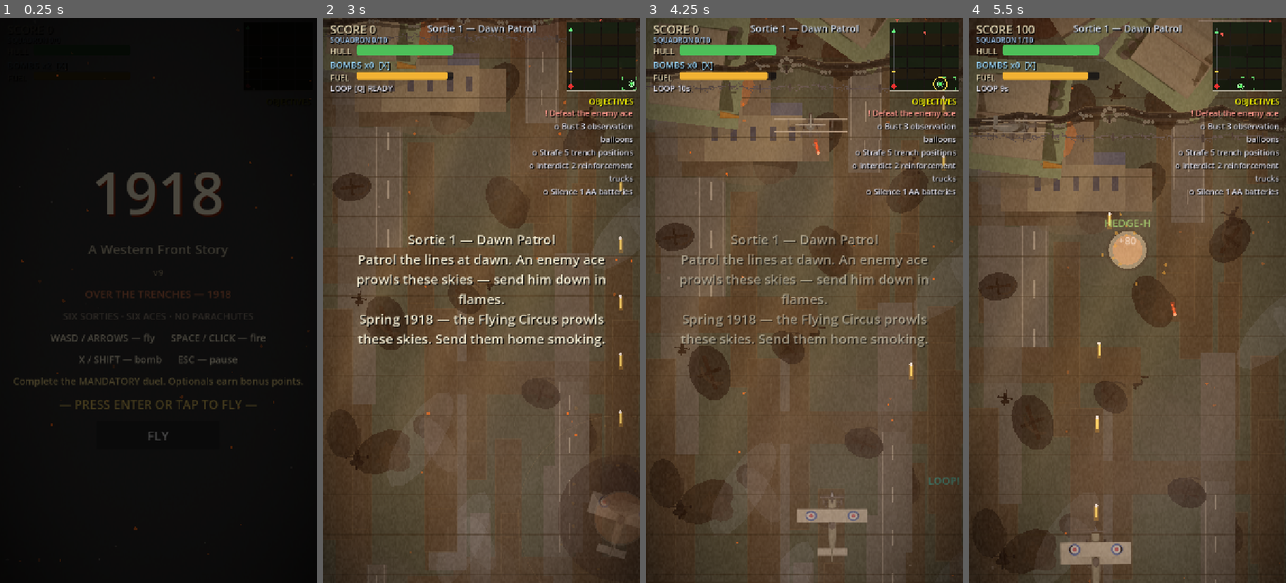
Above: before the commit, frames 1-4 (left to right).
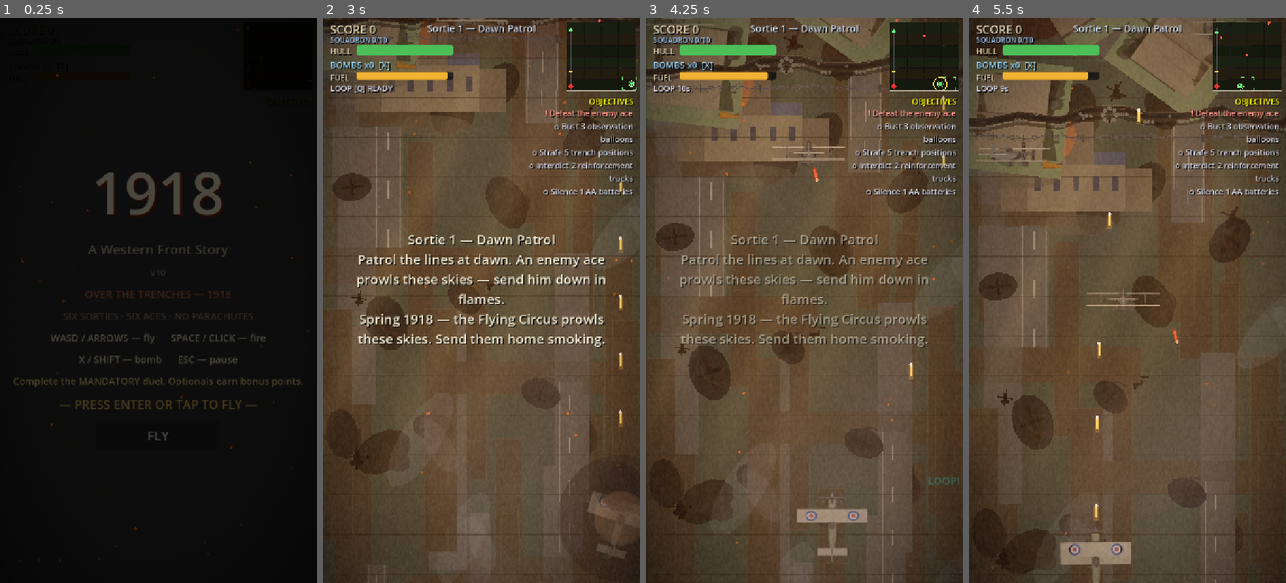
Above: after the commit, the same moments.

Repository: the-lucky-clover/1918-ace-of-aces
Game: Godot game, scene res://scenes/main.tscn
The game is run twice, just before and just after one commit, with the same random seed, the same clock (stepped at 60 frames per second) and the same inputs.
Inputs (mouse positions are in pixels of both pictures, inside the frame that each line leads up to):
- Up to frame 1 (0.25 s): no input
- Up to frame 2 (3 s): tap Enter (start_game) at 0.5 s; move the mouse to (551, 272) at 0.52 s; hold Right (move_right) 0.53-1.25 s; hold Space (fire) 0.53-1.25 s; tap X (bomb) at 0.6, 2.1 s; click (551, 272) at 0.67 s; drag from (418, 328) to (598, 515) at 1.27 s; move the mouse to (513, 176) at 2.02 s; hold Right (move_right) 2.03-2.75 s; hold Space (fire) 2.03-2.75 s; drag from (465, 413) to (617, 29) at 2.77 s
- Up to frame 3 (4.25 s): move the mouse to (899, 385) at 3.52 s; hold Left (move_left) from 3.53 s (still down); hold Q (loop) from 3.53 s (still down); tap Space (fire) at 3.8 s
- Up to frame 4 (5.5 s): release Left (move_left) at 4.25 s; release Q (loop) at 4.25 s; drag from (1032, 215) to (1266, 34) at 4.27 s; move the mouse to (1143, 300) at 5.02 s; hold Down (move_down) from 5.03 s (still down); hold Space (fire) from 5.03 s (still down); tap X (bomb) at 5.1 s; click (1143, 300) at 5.17 s

The runs differ from the first frame. In frame 1, less than 0.1% of the frame differs, in the area x 47-53%, y 44-46%; in frame 2, 0.1%; in frame 3, 0.5%; in frame 4, 1.7%, in the area x 2-96%, y 0-58%.

Commit message:
v10: 1942 pass behavior — enemies fly the pass, bank 180 into the wind, exit off the top

Diff:
--- a/godot/scripts/effects.gd
+++ b/godot/scripts/effects.gd
@@ -8,6 +8,7 @@
 const ShockwaveScript := preload("res://scripts/fx/shockwave.gd")
 const MuzzleScript := preload("res://scripts/fx/muzzle.gd")
 const GoreScript := preload("res://scripts/fx/gore.gd")
+const BankPuffScript := preload("res://scripts/fx/bank_puff.gd")
 
 var trauma: float = 0.0
 var _hitstop_depth := 0
@@ -99,3 +100,10 @@
 	s.col = color
 	parent.add_child(s)
 	s.global_position = pos
+
+
+## Contrail puff: the readable beat when an enemy banks into its 180° turn.
+func bank_puff(parent: Node, pos: Vector2) -> void:
+	var p: Node2D = BankPuffScript.new()
+	parent.add_child(p)
+	p.global_position = pos
--- a/godot/scripts/enemy.gd
+++ b/godot/scripts/enemy.gd
@@ -82,6 +82,20 @@
 var volley_t := 0.0      # timer between volley shells (~0.4s apart)
 var _cur_frame := -1  # cache: avoid reloading the texture every frame
 
+# --- 1942 pass model (v10): aircraft make PASSES, not residences ---
+const PASS_ENTER := 0
+const PASS_ATTACK := 1
+const PASS_TURN := 2
+const PASS_EXIT := 3
+const TURN_Y := 1120.0  # the run goes ~7/8 down the visible scene (VIEW_H = 1280)
+var pass_state := PASS_ENTER
+var pass_mode := false    # flying aircraft only; ground/naval ride the scroll
+var pass_exempt := false  # boss escorts and anything else that must linger
+var turn_dir := 1.0
+var turn_t := 0.0
+var turn_dur := 1.15
+var heading := Vector2(0, 1)
+
 var sprite: Sprite2D
 var bullet_scene := preload("res://scenes/bullet.tscn")
 var flak_scene := preload("res://scenes/flak_shell.tscn")
@@ -100,6 +114,7 @@
 	behavior = t["behavior"]
 	is_aircraft = t["aircraft"]
 	sprite_keys = t["sprites"]
+	pass_mode = is_aircraft  # flying types make 1942 passes; ground rides the scroll
 	weave_phase = randf() * TAU
 	fire_cd = randf_range(0.6, fire_interval)
 
@@ -136,6 +151,144 @@
 	# break-offs, sloppier gunnery. Subtle; the fight stays winnable.
 	var ragged := Global.squadron_broken and etype in ["triplane", "scout", "fighter", "bomber"]
 
+	# 1942 pass model: flying aircraft make passes (top → 7/8 down → 180°
+	# bank into the wind → out the top, gone for good). Ground/naval targets
+	# ride the world scroll downward, as they always have.
+	var guns_live := true
+	if pass_mode and not pass_exempt:
+		guns_live = _pass_move(delta, player, ragged)
+	else:
+		_legacy_move(delta, player, ragged)
+
+	position += vel * delta
+
+	# banking frames for aircraft — a hard bank through the 180° turn
+	if is_aircraft and sprite_keys.size() == 3:
+		if pass_mode and not pass_exempt and pass_state == PASS_TURN:
+			_set_sprite(2 if turn_dir > 0.0 else 0)
+		elif vel.x < -30.0:
+			_set_sprite(0)
+		elif vel.x > 30.0:
+			_set_sprite(2)
+		else:
+			_set_sprite(1)
+
+	# firing with a telegraph wind-up: brief flash warns before the shot.
+	# Pass aircraft only fight on the way down — the turn is the exit.
+	if fire_interval > 0.0 and guns_live:
+		if windup > 0.0:
+			windup -= delta
+			sprite.modulate = Color(2.2, 1.4, 1.4, sprite.modulate.a) if int(age * 24.0) % 2 == 0 else Color(1, 1, 1, sprite.modulate.a)
+			if windup <= 0.0:
+				sprite.modulate = Color(1, 1, 1, 1)
+				fire_cd = fire_interval * randf_range(0.85, 1.15) * (1.2 if ragged else 1.0)
+				_fire(player)
+		else:
+			fire_cd -= delta
+			if fire_cd <= 0.0:
+				windup = 0.35
+				fire_cd = 0.35  # held: the shot lands when windup ends
+
+	# spawn fade-in
+	if spawn_age < 0.4:
+		spawn_age += delta
+		sprite.modulate.a = minf(1.0, spawn_age / 0.4)
+
+	# Archie conga-line volley: fused shells march out ~0.4s apart along the
+	# trajectory toward the player's area (denser when the guns are hot)
+	if volley_left > 0:
+		volley_t -= delta
+		if volley_t <= 0.0:
+			volley_t = 0.4
+			volley_left -= 1
+			_fire_flak_shell(player)
+
+	# despawn: pass aircraft exit off the top and are never seen again until
+	# the next wave; everything else rides the scroll off the bottom.
+	if pass_mode and not pass_exempt and pass_state == PASS_EXIT and position.y < -140.0:
+		queue_free()
+		return
+	if position.y > Global.VIEW_H + 120.0:
+		queue_free()
+
+
+## The 1942 pass: ENTER (top of frame) → ATTACK (the run, ~7/8 down, guns
+## live) → TURN (180° bank, wings into the wind) → EXIT (off the top, gone).
+## Returns whether the guns are live this frame.
+func _pass_move(delta: float, player: Node2D, ragged: bool) -> bool:
+	match pass_state:
+		PASS_ENTER:
+			vel = Vector2(sin(age * 2.0 + weave_phase) * 40.0, speed * 0.9)
+			if global_position.y >= 110.0:
+				pass_state = PASS_ATTACK
+		PASS_ATTACK:
+			_attack_run(player, ragged)
+			if global_position.y >= TURN_Y:
+				_begin_turn()
+		PASS_TURN:
+			turn_t += delta
+			var k: float = clampf(turn_t / turn_dur, 0.0, 1.0)
+			heading = Vector2(0, 1).rotated(turn_dir * PI * k)
+			vel = heading * speed + Global.wind * 0.35
+			if k >= 1.0:
+				pass_state = PASS_EXIT
+		PASS_EXIT:
+			vel = Vector2(sin(age * 2.2 + weave_phase) * speed * 0.45, -speed) \
+				+ Global.wind * 0.35
+	return pass_state == PASS_ENTER or pass_state == PASS_ATTACK
+
+
+## The attack run: each type's personality, on the way down. The scout's
+## dive always carries downward — the pass never stalls into a hover.
+func _attack_run(player: Node2D, ragged: bool) -> void:
+	match behavior:
+		"weave":
+			vel = Vector2(sin(age * 2.2 + weave_phase) * speed * (1.08 if ragged else 0.8), speed * 0.55)
+		"dive":
+			if not diving and player and global_position.y > 120.0:
+				diving = true
+			if diving and player and is_instance_valid(player):
+				var want := (Vector2(player.global_position.x, player.global_position.y + 160.0) - global_position)
+				var break_dist := 56.0 if ragged else 8.0
+				if want.length() > break_dist:
+					vel = want.normalized() * speed
+				else:
+					vel = Vector2(0, speed)
+				vel.y = maxf(vel.y, speed * 0.45)  # the pass always carries down
+			else:
+				vel = Vector2(0, speed * 0.7)
+		"heavy":
+			vel = Vector2(sin(age * 0.8 + weave_phase) * 40.0, speed)
+		"drift":
+			vel = Vector2(sin(age * 0.6 + weave_phase) * 24.0, speed)
+		_:
+			vel = Vector2(0, speed)
+
+
+## Commit to the 180: bank INTO the wind (upwind side); in calm air, bank
+## toward the nearest edge so the arc stays on-screen. Readable beat —
+## contrail puff + airy whoosh — then the guns go quiet for the exit.
+func _begin_turn() -> void:
+	pass_state = PASS_TURN
+	turn_t = 0.0
+	turn_dur = {"bomber": 1.7, "balloon": 2.4, "zeppelin": 2.6}.get(etype, 1.15)
+	var wx: float = Global.wind.x
+	if absf(wx) > 12.0:
+		turn_dir = -signf(wx)
+	elif global_position.x < Global.VIEW_W * 0.5:
+		turn_dir = -1.0
+	else:
+		turn_dir = 1.0
+	# never freeze a firing telegraph mid-flash — the turn is a clean exit
+	windup = 0.0
+	sprite.modulate = Color(1, 1, 1, sprite.modulate.a)
+	FX.bank_puff(get_parent(), global_position)
+	SFX.play("bank_whoosh", -8.0, randf_range(0.94, 1.06), 0.04)
+
+
+## World-anchored movement: ground/naval targets (and pass-exempt aircraft,
+## e.g. boss escorts) ride the world scroll downward — the pre-v10 behavior.
+func _legacy_move(delta: float, player: Node2D, ragged: bool) -> void:
 	match behavior:
 		"weave":
 			vel = Vector2(sin(age * 2.2 + weave_phase) * speed * (1.08 if ragged else 0.8), speed * 0.55)
@@ -175,50 +328,6 @@
 				if submerge_t >= 2.0:
 					queue_free()  # escaped beneath the waves
 
-	position += vel * delta
-
-	# banking frames for aircraft
-	if is_aircraft and sprite_keys.size() == 3:
-		if vel.x < -30.0:
-			_set_sprite(0)
-		elif vel.x > 30.0:
-			_set_sprite(2)
-		else:
-			_set_sprite(1)
-
-	# firing with a telegraph wind-up: brief flash warns before the shot
-	if fire_interval > 0.0:
-		if windup > 0.0:
-			windup -= delta
-			sprite.modulate = Color(2.2, 1.4, 1.4, sprite.modulate.a) if int(age * 24.0) % 2 == 0 else Color(1, 1, 1, sprite.modulate.a)
-			if windup <= 0.0:
-				sprite.modulate = Color(1, 1, 1, 1)
-				fire_cd = fire_interval * randf_range(0.85, 1.15) * (1.2 if ragged else 1.0)
-				_fire(player)
-		else:
-			fire_cd -= delta
-			if fire_cd <= 0.0:
-				windup = 0.35
-				fire_cd = 0.35  # held: the shot lands when windup ends
-
-	# spawn fade-in
-	if spawn_age < 0.4:
-		spawn_age += delta
-		sprite.modulate.a = minf(1.0, spawn_age / 0.4)
-
-	# Archie conga-line volley: fused shells march out ~0.4s apart along the
-	# trajectory toward the player's area (denser when the guns are hot)
-	if volley_left > 0:
-		volley_t -= delta
-		if volley_t <= 0.0:
-			volley_t = 0.4
-			volley_left -= 1
-			_fire_flak_shell(player)
-
-	# despawn off the bottom
-	if position.y > Global.VIEW_H + 120.0:
-		queue_free()
-
 
 func _fire(player: Node2D) -> void:
 	if etype == "aagun":
--- /dev/null
+++ b/godot/scripts/fx/bank_puff.gd
@@ -0,0 +1,33 @@
+extends Node2D
+## Contrail puff: the readable beat when an enemy banks into its 180° turn.
+## Three soft white-grey wisps, expanding, drifting, fading. Pure _draw.
+
+var age := 0.0
+var life := 0.5
+var _seeds: Array = []
+
+
+func _ready() -> void:
+	z_index = 55
+	for i in 3:
+		_seeds.append({
+			"o": Vector2(randf_range(-14.0, 14.0), randf_range(-10.0, 10.0)),
+			"r": randf_range(10.0, 20.0),
+			"grow": randf_range(26.0, 44.0),
+		})
+
+
+func _process(delta: float) -> void:
+	age += delta
+	queue_redraw()
+	if age >= life:
+		queue_free()
+
+
+func _draw() -> void:
+	var t := clampf(age / life, 0.0, 1.0)
+	var fade := 1.0 - t
+	for s in _seeds:
+		var r: float = float(s["r"]) + float(s["grow"]) * t
+		var c := Vector2(s["o"]) + Vector2(-16.0, 0.0) * t
+		draw_circle(c, r, Color(0.92, 0.94, 0.97, 0.42 * fade))
--- a/godot/scripts/global.gd
+++ b/godot/scripts/global.gd
@@ -6,7 +6,7 @@
 const GAME_TITLE: String = "1918"
 const GAME_TAGLINE: String = "A Western Front Story"
 ## Holistic build version — bumped by bin/bump-version.sh with every work action.
-const VERSION: String = "9"
+const VERSION: String = "10"
 
 const VIEW_W: float = 720.0
 const VIEW_H: float = 1280.0
--- a/godot/scripts/sfx.gd
+++ b/godot/scripts/sfx.gd
@@ -19,6 +19,7 @@
 	"tank_boom": "res://assets/sfx/tank_boom.wav",
 	"mg_chatter": "res://assets/sfx/mg_chatter.wav",
 	"rifle_pop": "res://assets/sfx/rifle_pop.wav",
+	"bank_whoosh": "res://assets/sfx/bank_whoosh.wav",
 }
 
 const POOL := 10
Not shown, added: godot/assets/sfx/bank_whoosh.wav.import
Not shown, added: godot/scripts/fx/bank_puff.gd.uid
Not shown, changed: 1918-ace-of-aces.html
Not shown, changed: CHANGELOG.md
Not shown, changed: QA/reports/2026-10-04.md
Not shown, changed: QA/run-nightly.sh
Not shown, changed: VERSION
Not shown, changed: godot/BUILD-NOTES.md
Not shown, added: godot/assets/sfx/bank_whoosh.wav
Not shown, changed: godot/tools/make_sfx.py
